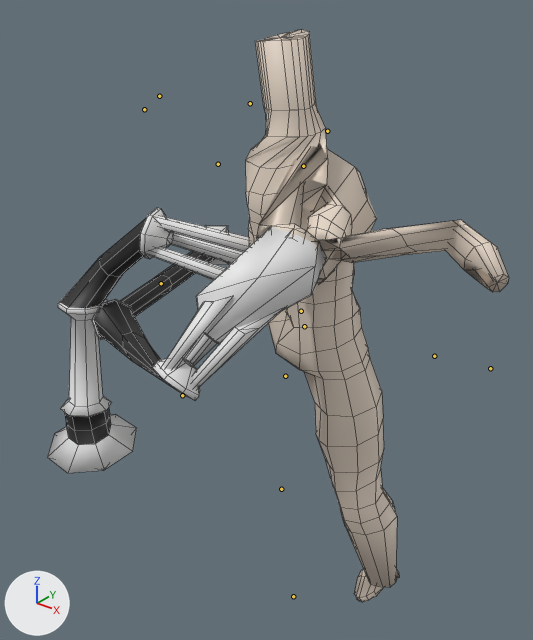
The FBX model Assets/fbx/flint.fbx as it was, and as the next commit left it.
The view is the same before and after, from a 50 mm lens placed at (0.84, -1.61, 1.37), pointed at (-0.78, 0.41, 0.12). Every picture has the same lights, and +X, +Y and +Z are marked at lower left. Both versions are drawn at frame 6 of the action 'Knee'; the numbers are the values there. The bones that bend it are drawn over the model as lines. Mesh edges are drawn as thin lines.

In view in the first picture: 'Flint'.
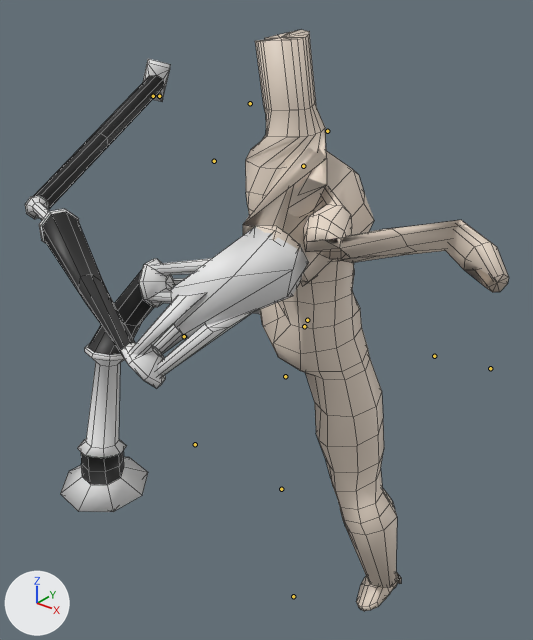
What changed in the scene script:
```text
Change bone_shoulder_l:
    where bone_shoulder_l = bpy.data.objects['Armature'].pose.bones['Shoulder_L']  # child of 'Spine'
    bone_shoulder_l.rotation_quaternion: (0.95, -0.229, 0.038, -0.21) -> (0.933, -0.246, 0.05, -0.256)  # degrees (-27, -1, -25) -> degrees (-29, -2, -30)
Change bone_elbow_l:
    where bone_elbow_l = bpy.data.objects['Armature'].pose.bones['Elbow_L']  # child of 'Shoulder_L'
    bone_elbow_l.rotation_quaternion: (0.766, -0.407, 0.198, -0.458) -> (0.748, -0.417, 0.169, -0.487)  # degrees (-54, -4, -60) -> degrees (-53, -9, -62)
Change bone_hand_l:
    where bone_hand_l = bpy.data.objects['Armature'].pose.bones['Hand_L']  # child of 'Elbow_L'
    bone_hand_l.rotation_quaternion: (0.784, -0.438, -0.221, 0.381) -> (0.775, -0.334, -0.094, 0.529)  # degrees (-59, -1, 52) -> degrees (-39, 12, 64)
Change bone_fist_l:
    where bone_fist_l = bpy.data.objects['Armature'].pose.bones['Fist_L']  # child of 'Hand_L'
    bone_fist_l.rotation_quaternion: (0.964, -0.208, -0.055, -0.159) -> (0.951, -0.179, -0.074, -0.24)  # degrees (-23, -10, -17) -> degrees (-18, -13, -26)
Change bone_toes_l:
    where bone_toes_l = bpy.data.objects['Armature'].pose.bones['Toes_L']  # child of 'Foot_L'
    bone_toes_l.rotation_quaternion: (0.967, -0.065, -0.182, -0.168) -> (0.979, -0.049, -0.114, -0.162)  # degrees (-4, -22, -19) -> degrees (-4, -14, -18)
Change bone_hip_r:
    where bone_hip_r = bpy.data.objects['Armature'].pose.bones['Hip_R']  # child of 'Root'
    bone_hip_r.rotation_quaternion: (0.825, 0.395, -0.216, 0.341) -> (0.908, 0.301, -0.162, 0.244)  # degrees (40, -39, 30) -> degrees (31, -26, 23)
Change bone_knee_r:
    where bone_knee_r = bpy.data.objects['Armature'].pose.bones['Knee_R']  # child of 'Hip_R'
    bone_knee_r.rotation_quaternion: (0.96, 0.174, 0.211, -0.066) -> (0.966, 0.174, 0.182, -0.051)  # degrees (20, 25, -3) -> degrees (20, 22, -2)
Change bone_foot_r:
    where bone_foot_r = bpy.data.objects['Armature'].pose.bones['Foot_R']  # child of 'Knee_R'
    bone_foot_r.rotation_quaternion: (0.651, -0.091, -0.714, 0.243) -> (0.786, -0.128, -0.577, 0.181)  # degrees (-94, -62, 107) -> degrees (-54, -59, 58)
```

Where the change shows, as pixel boxes (x1, y1, x2, y2) in the pictures (533 x 640 px):
'Flint', posed
    before: (47, 29, 509, 602)
    after: (25, 30, 509, 611)
bone 'Shoulder_L', root to tip
    before: (303, 166) to (304, 166)
    after: (303, 166) to (303, 166)
bone 'Elbow_L', root to tip
    before: (218, 164) to (217, 165)
    after: (214, 161) to (213, 161)
bone 'Hand_L', root to tip
    before: (144, 109) to (144, 109)
    after: (153, 96) to (153, 96)
bone 'Knee_R', root to tip
    before: (301, 311) to (301, 311)
    after: (307, 320) to (308, 320)
bone 'Foot_R', root to tip
    before: (161, 283) to (162, 283)
    after: (184, 336) to (185, 336)
